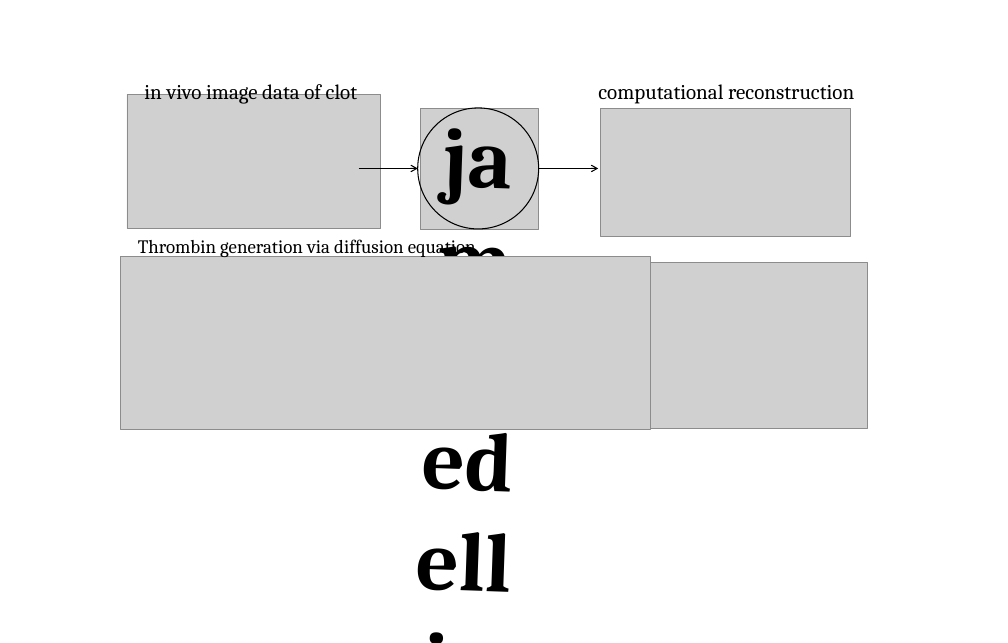
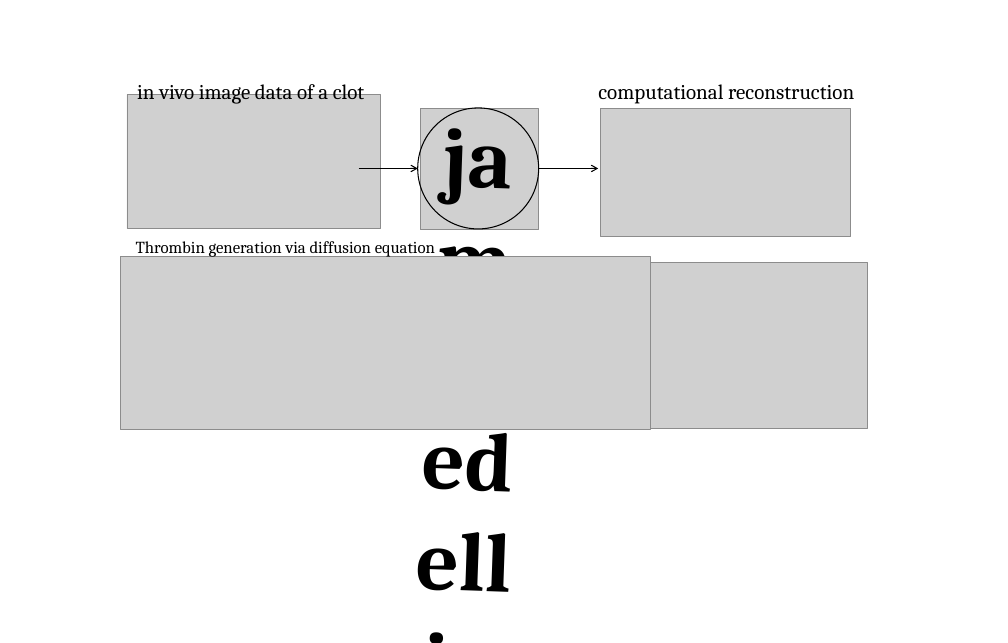
Before and after one commit to mehranmirramezani/mehranmirramezani.github.io, a slide deck: slide 2 of images/jth.pptx. Drawn at 1008x643 pixels with LibreOffice and Linux fonts; fonts in the diff are those of the drawing; grey boxes stand for pictures. Boxes give left, top, right and bottom in pixels: in the first picture for what was removed or moved away, otherwise in the second. Text is boxed around its words. In the diff, an @@ line names an element or a change of style, - is before the commit and + after.

```diff
--- a/images/jth.pptx
+++ b/images/jth.pptx
@@ text at bbox=[137, 80, 364, 104]: text changed @@
-in vivo image data of clot
+in vivo image data of a clot
@@ text "Thrombin generation via diffusion equation" at bbox=[136, 241, 435, 258]: size 18 to 16 pt @@
```
Also in this commit, not shown: 3 other files.
